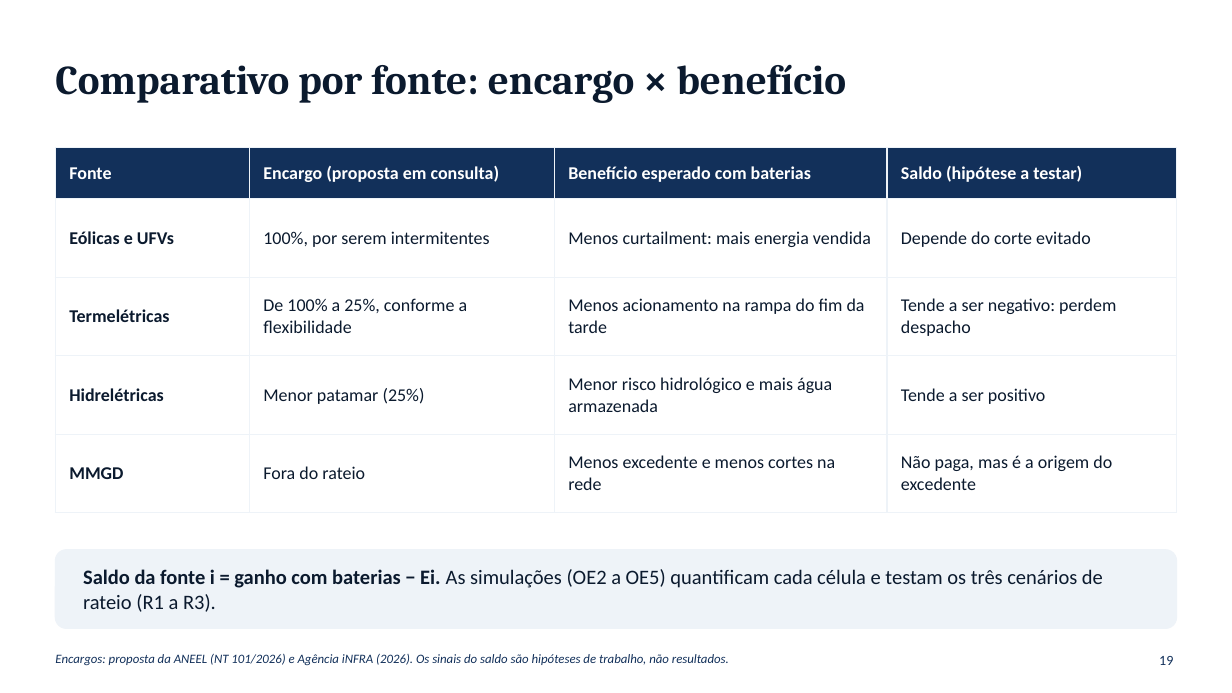
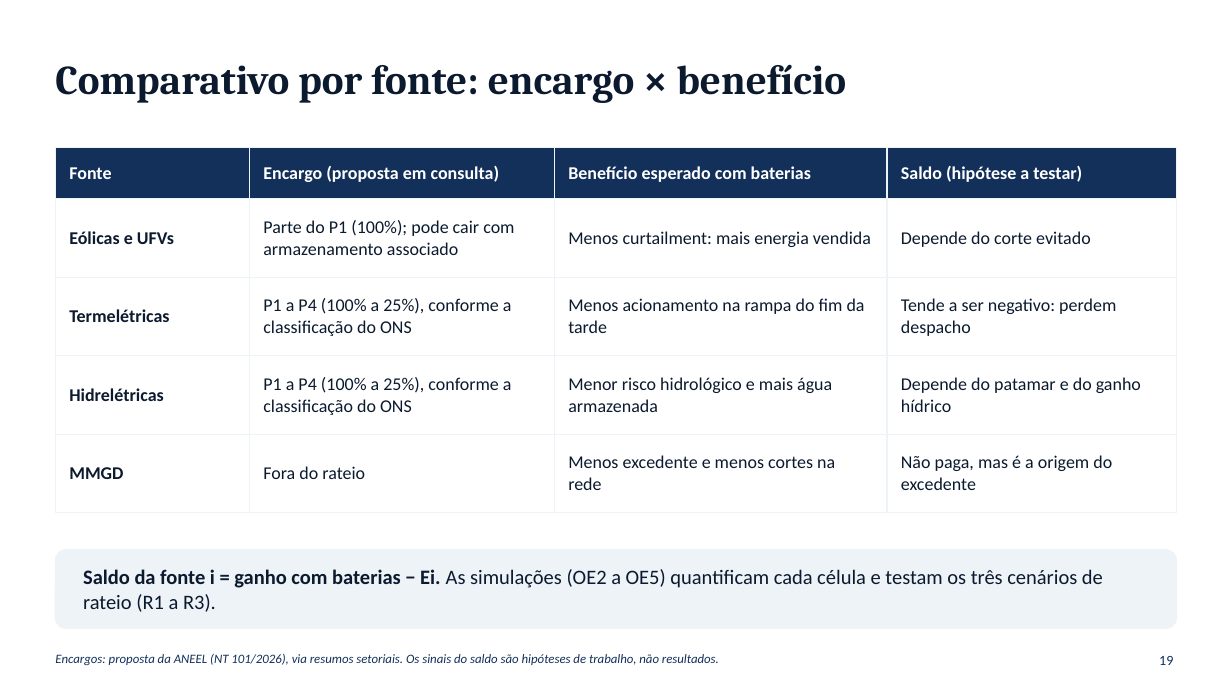
Before and after one commit to RonaldoSouza74/Instituto-de-Economia, a slide deck: slide 19 of Baterias_SIN_Economia_Setor_Eletrico_I.pptx. Drawn at 1232x693 pixels with LibreOffice and Linux fonts; fonts in the diff are those of the drawing. Boxes give left, top, right and bottom in pixels: in the first picture for what was removed or moved away, otherwise in the second. Text is boxed around its words. In the diff, an @@ line names an element or a change of style, - is before the commit and + after.

```diff
--- a/Baterias_SIN_Economia_Setor_Eletrico_I.pptx
+++ b/Baterias_SIN_Economia_Setor_Eletrico_I.pptx
@@ table at bbox=[55, 148, 1177, 494] @@
-row 2, column 2: 100%, por serem intermitentes
+row 2, column 2: Parte do P1 (100%); pode cair com armazenamento associado
-row 3, column 2: De 100% a 25%, conforme a flexibilidade
+row 3, column 2: P1 a P4 (100% a 25%), conforme a classificação do ONS
-row 4, column 2: Menor patamar (25%)
+row 4, column 2: P1 a P4 (100% a 25%), conforme a classificação do ONS
-row 4, column 4: Tende a ser positivo
+row 4, column 4: Depende do patamar e do ganho hídrico
@@ text at bbox=[55, 654, 719, 666]: text changed @@
-Encargos: proposta da ANEEL (NT 101/2026) e Agência iNFRA (2026). Os sinais do saldo são hipóteses de trabalho, não resultados.
+Encargos: proposta da ANEEL (NT 101/2026), via resumos setoriais. Os sinais do saldo são hipóteses de trabalho, não resultados.
```
Also in this commit, not shown: 2 other slides changed.
